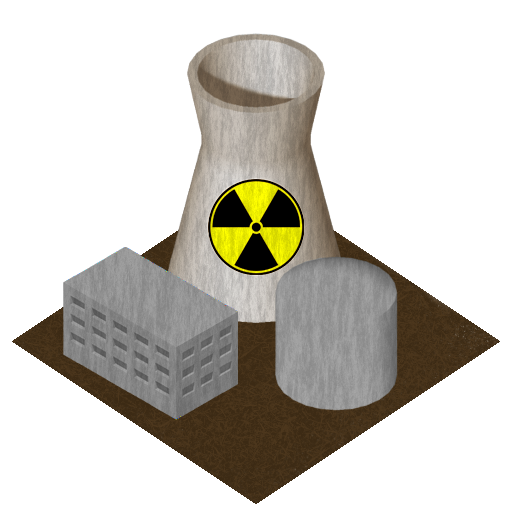
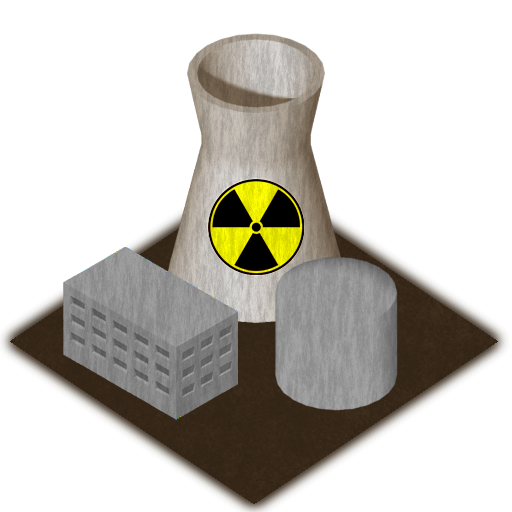
Layer changes from the first 512×512 image to the second:
added layer "Layer 4" above "ground" over left=0, top=206, right=510, bottom=512
hid "ground" over left=12, top=206, right=500, bottom=504
